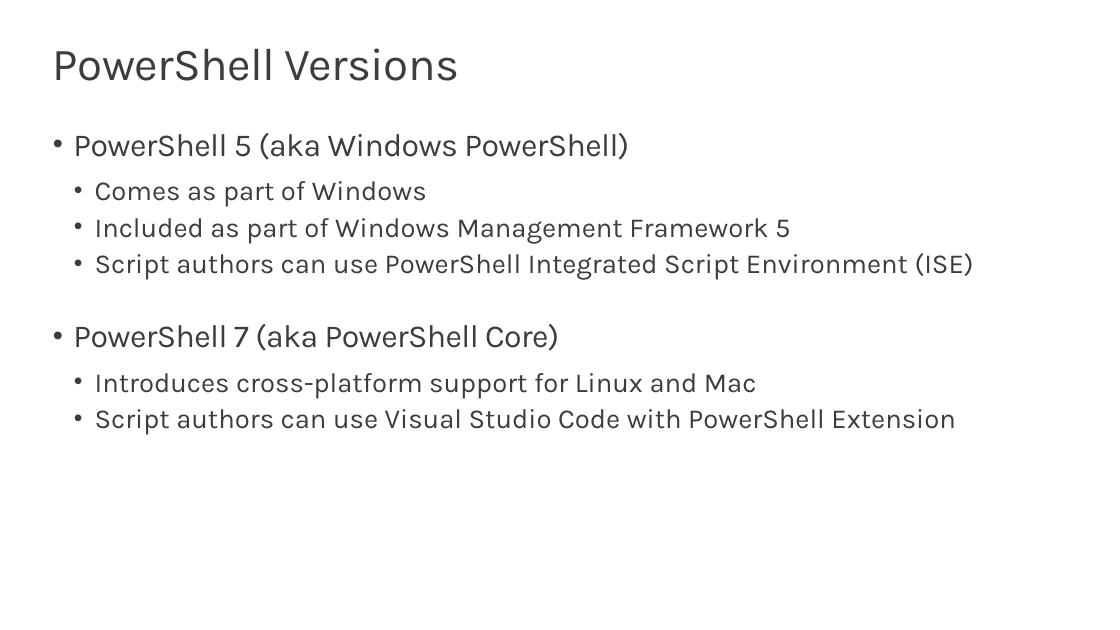
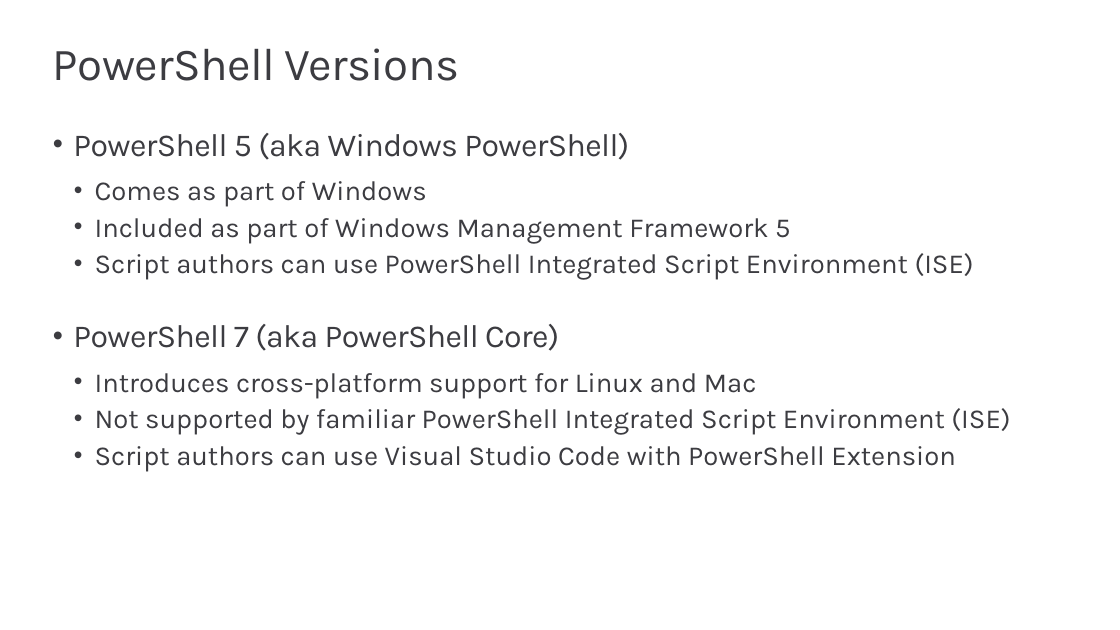
Before and after one commit to PowerBiDevCamp/Camp-Sessions, a slide deck: slide 7 of Session 02 - Writing PowerShell Script for Power BI.pptx (slide 6 before the commit). Drawn at 1120x630 pixels with LibreOffice and Linux fonts; fonts in the diff are those of the drawing; background and template pictures are left out. Boxes give left, top, right and bottom in pixels: in the first picture for what was removed or moved away, otherwise in the second. Text is boxed around its words. In the diff, an @@ line names an element or a change of style, - is before the commit and + after.

```diff
--- a/Session 02 - Writing PowerShell Script for Power BI.pptx
+++ b/Session 02 - Writing PowerShell Script for Power BI.pptx
@@ text at bbox=[95, 408, 1010, 435]: paragraph added @@
+  • Not supported by familiar PowerShell Integrated Script Environment (ISE)
```
Also in this commit, not shown: 17 other slides changed, 22 slides added, 14 slides removed, 1 other file.
